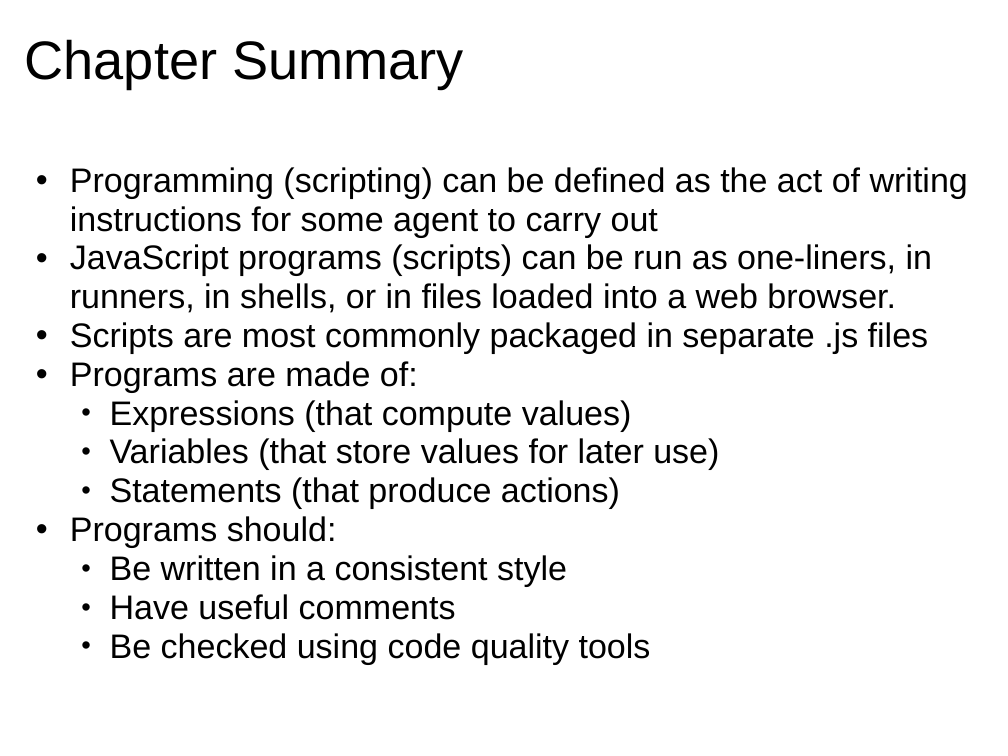
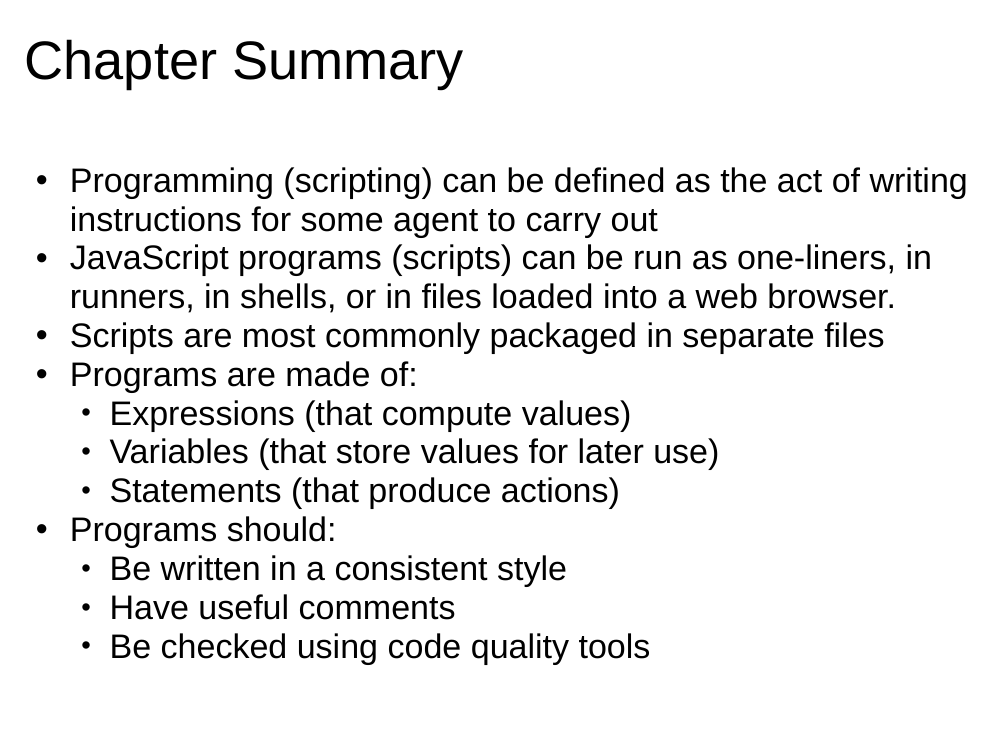
Before and after one commit to dondi/javascript-book, a slide deck: slide 24 of presentations/Chapter_2_Presentation.ppt. Drawn at 1008x756 pixels with LibreOffice and Linux fonts; fonts in the diff are those of the drawing; background and template pictures are left out. Boxes give left, top, right and bottom in pixels: in the first picture for what was removed or moved away, otherwise in the second. Text is boxed around its words. In the diff, an @@ line names an element or a change of style, - is before the commit and + after.

Commit message:
Add some summaries, fix some fonts and alignments, and nearly finish chapter 4.

```diff
--- a/presentations/Chapter_2_Presentation.ppt
+++ b/presentations/Chapter_2_Presentation.ppt
@@ text at [70, 322, 884, 354]: text changed @@
-  • Scripts are most commonly packaged in separate .js files
+  • Scripts are most commonly packaged in separate files
```
Also in this commit, not shown: 3 other slides changed, 3 other files.
